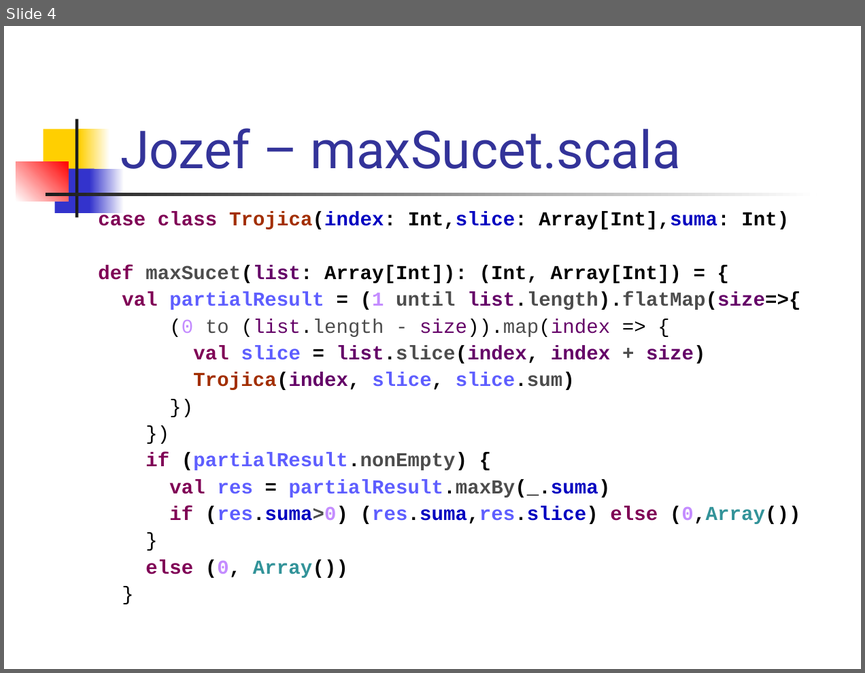
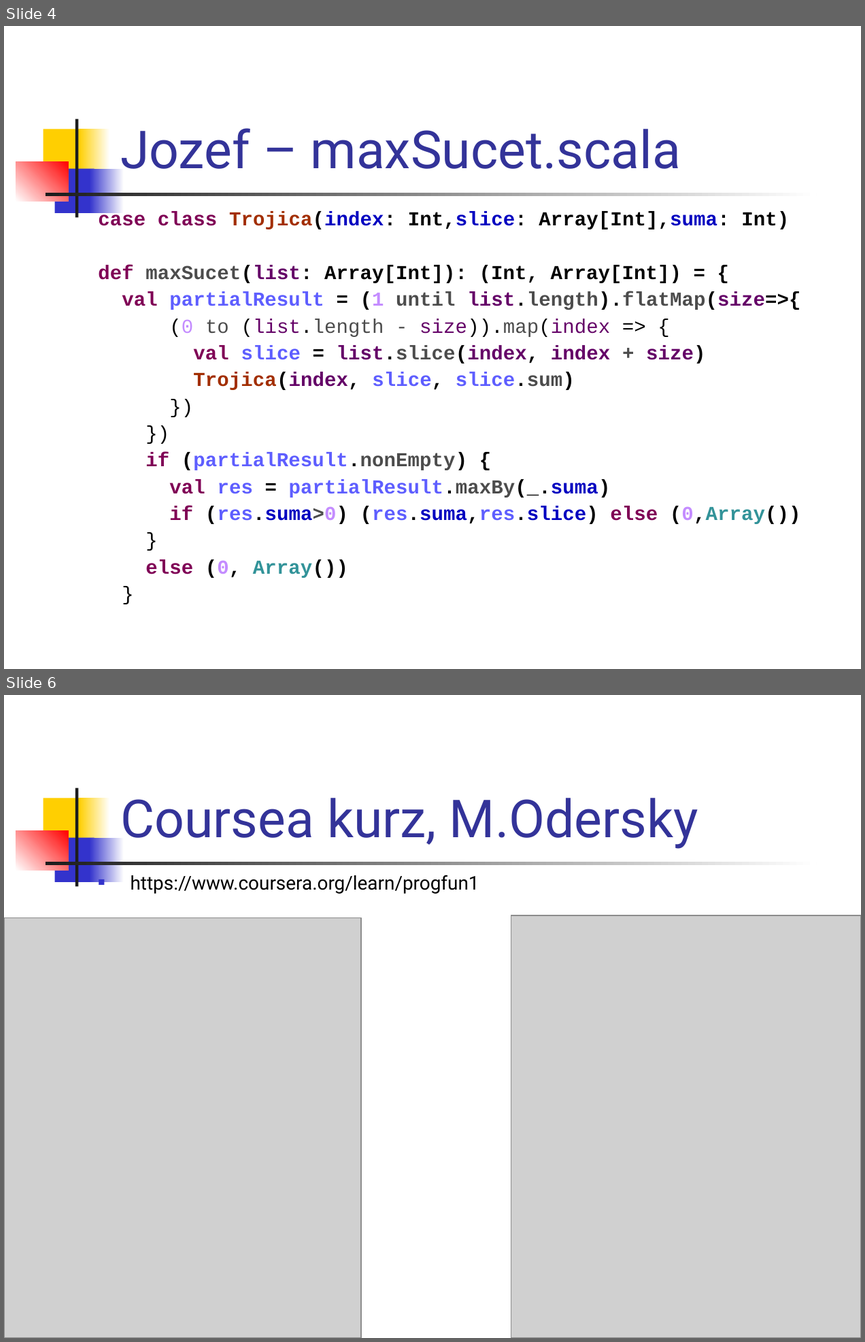
Before and after one commit to Funkcionalne/Prednasky, a slide deck: 02/02_intro.ppt. Shown one above the other, each under a label of ours: slide 4 before the commit, slides 4 and 6 after it; the slides between them are not shown. The pictures are 865x673 and 865x1342 pixels, drawn with LibreOffice and Linux fonts; fonts in the diff are those of the drawing; grey boxes stand for pictures. Boxes give left, top, right and bottom in pixels: in the first picture for what was removed or moved away, otherwise in the second. Text is boxed around its words. In the diff, an @@ line names an element or a change of style, - is before the commit and + after.

```diff
--- a/02/02_intro.ppt
+++ b/02/02_intro.ppt
@@ slide 6 added at bbox=[4, 695, 861, 1338], background #FFFFFF; not listed: 7 template elements that a slide beside it also shows @@
@@ title added at bbox=[120, 798, 698, 849], 44 pt, text #333399 @@
+Coursea kurz, M.Odersky
@@ text added at bbox=[130, 875, 479, 894], 16 pt, text #000000 @@
+■ https://www.coursera.org/learn/progfun1
@@ picture added at bbox=[4, 918, 361, 1338] @@
@@ picture added at bbox=[511, 915, 861, 1338] @@
```
Also in this commit, not shown: 2 slides changed, 6 other files.
